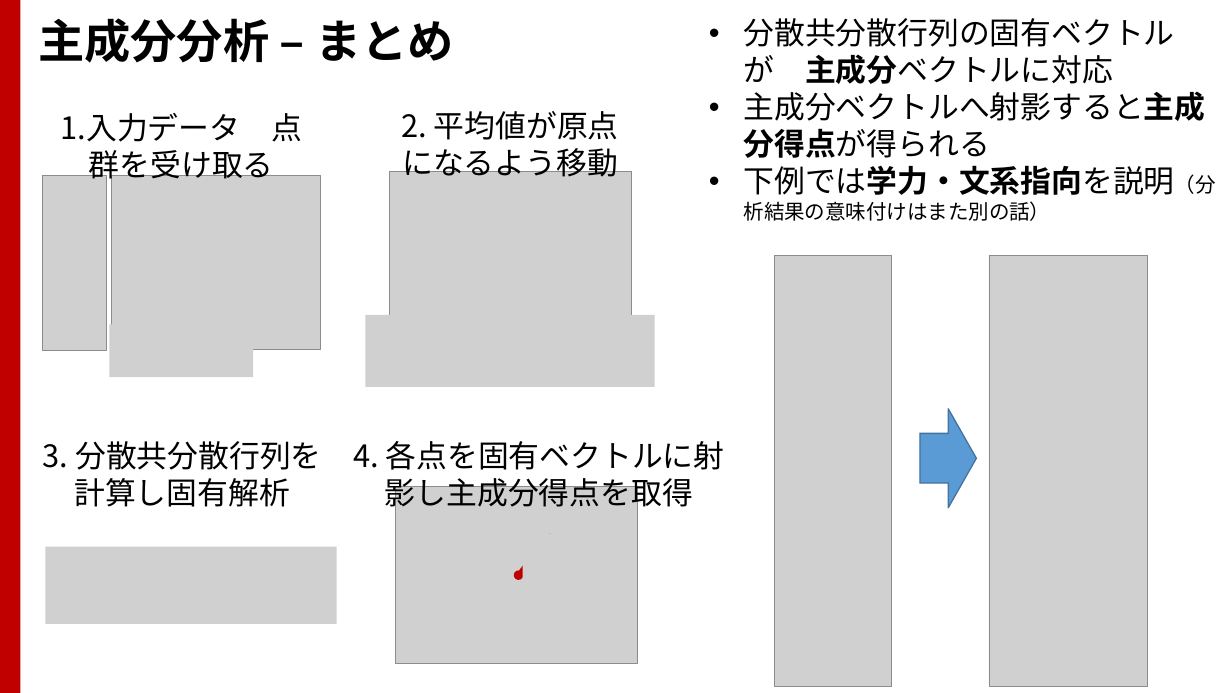
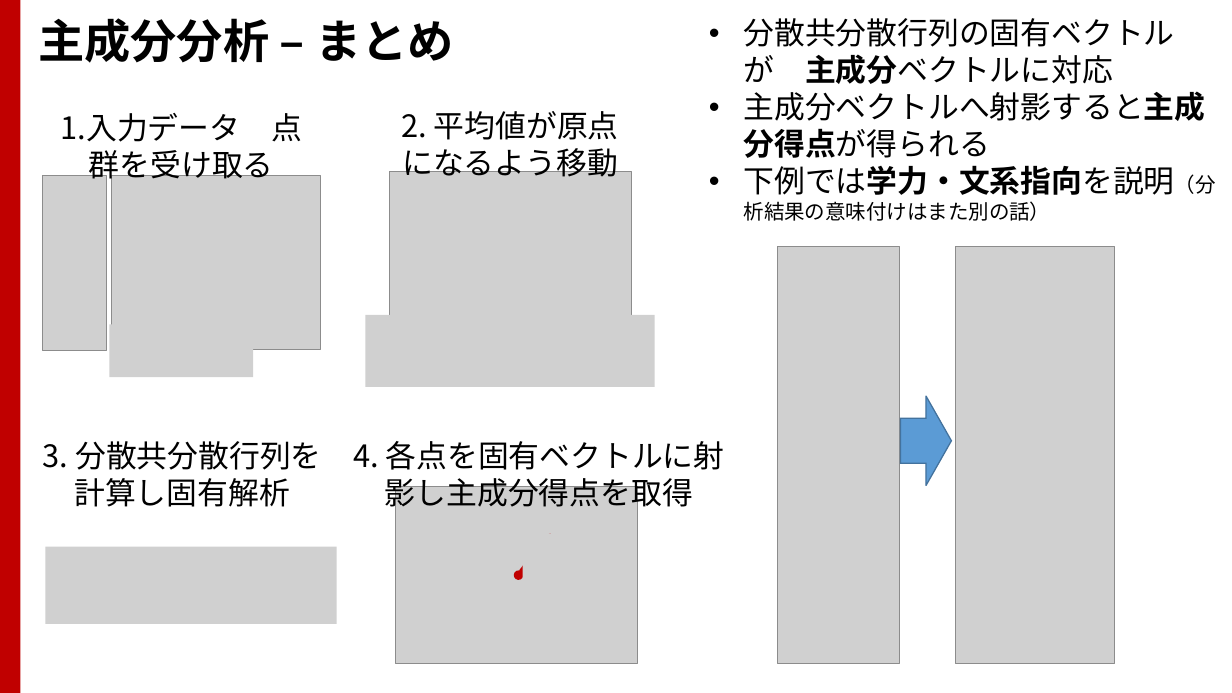
Before and after one commit to TakashiIjiri/TakashiIjiri.github.io, a slide deck: slide 28 of classes/cv/cv8.pptx. Drawn at 1232x693 pixels with LibreOffice and Linux fonts; fonts in the diff are those of the drawing; grey boxes stand for pictures. Boxes give left, top, right and bottom in pixels: in the first picture for what was removed or moved away, otherwise in the second. Text is boxed around its words. In the diff, an @@ line names an element or a change of style, - is before the commit and + after.

```diff
--- a/classes/cv/cv8.pptx
+++ b/classes/cv/cv8.pptx
@@ picture: place and size @@
-picture at (775,255,892,687)
+picture at (778,247,899,664)
@@ picture: place and size @@
-picture at (989,255,1147,687)
+picture at (956,247,1115,664)
@@ right arrow: place and size @@
-right arrow at (921,409,977,508)
+right arrow at (901,396,952,485)
```
Also in this commit, not shown: 14 other slides changed, 1 other file.
